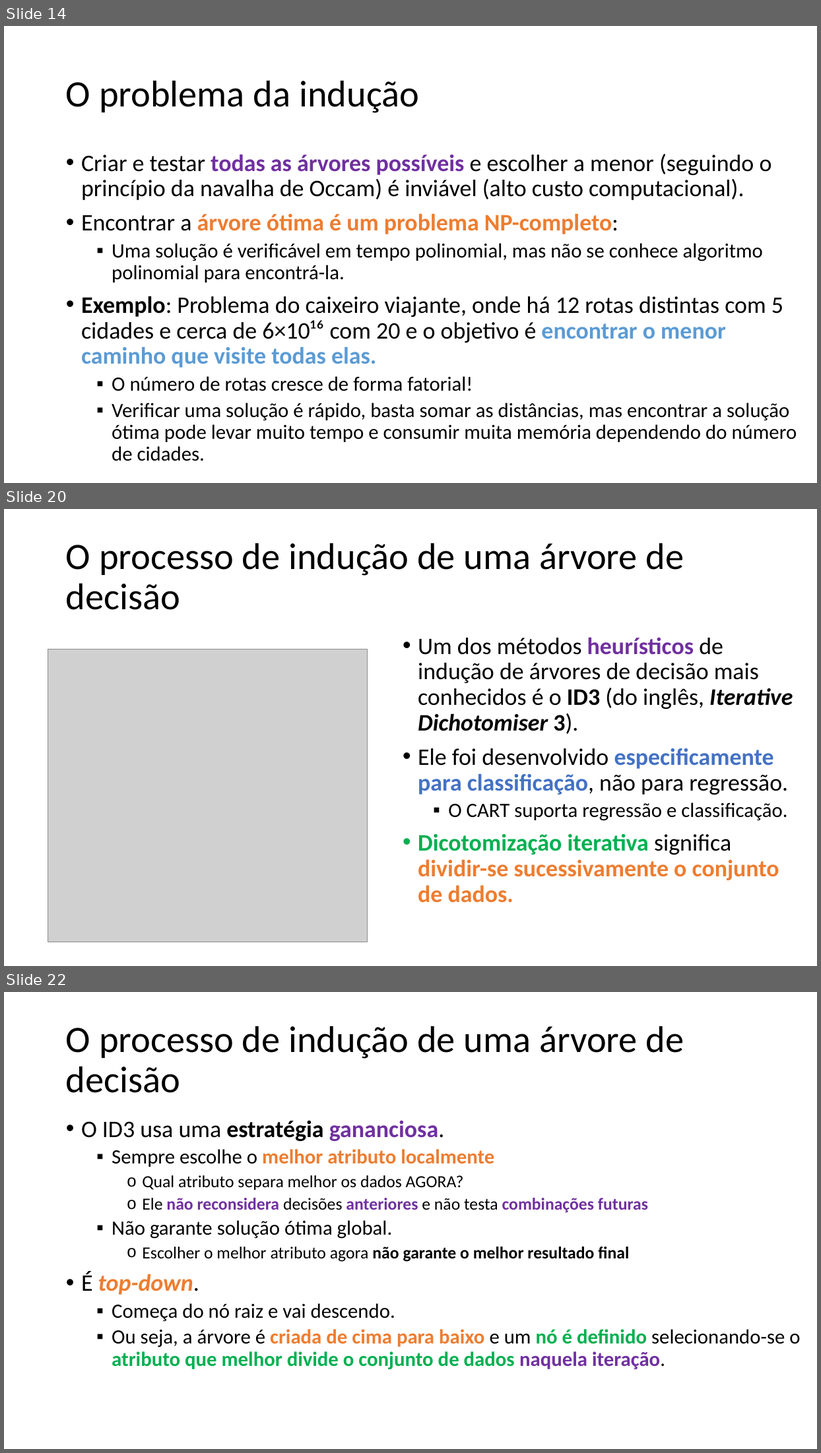
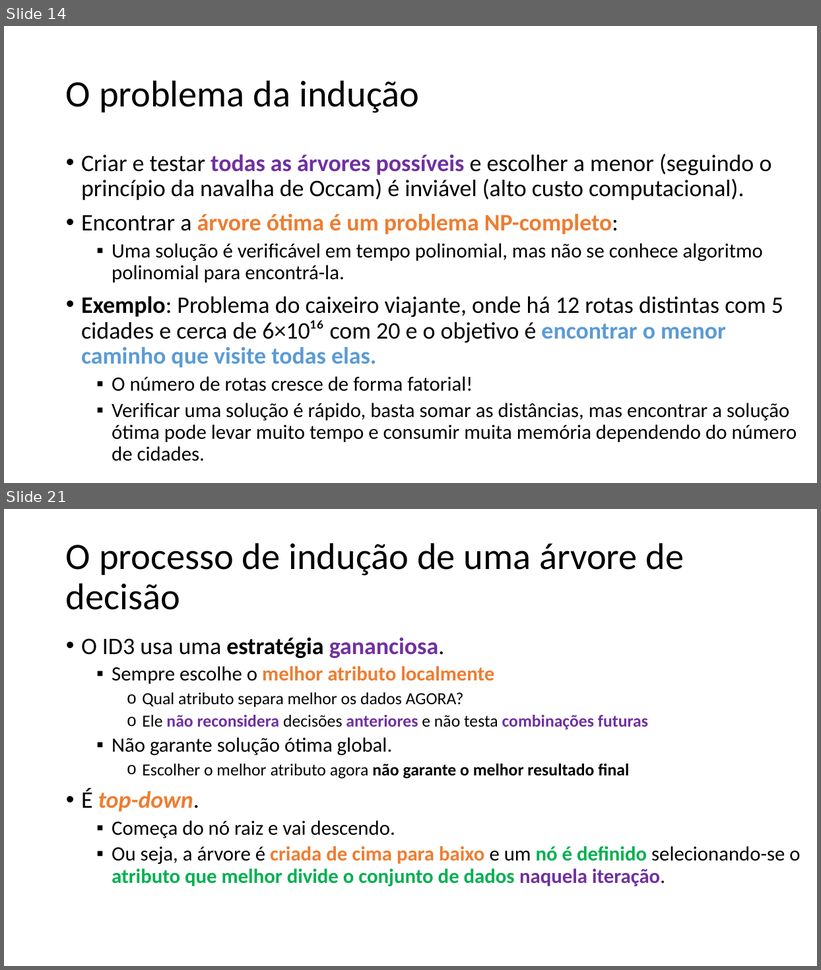
Before and after one commit to zz4fap/c24_inteligencia_artificial, a slide deck: slides/C24_Árvores_de_decisão.pptx. Shown one above the other, each under a label of ours: slides 14, 20 and 22 before the commit, slides 14 and 21 after it; the slides between them are not shown. The pictures are 821x1453 and 821x970 pixels, drawn with LibreOffice and Linux fonts; fonts in the diff are those of the drawing; grey boxes stand for pictures. Boxes give left, top, right and bottom in pixels: in the first picture for what was removed or moved away, otherwise in the second. Text is boxed around its words. In the diff, an @@ line names an element or a change of style, - is before the commit and + after.

```diff
--- a/slides/C24_Árvores_de_decisão.pptx
+++ b/slides/C24_Árvores_de_decisão.pptx
@@ slide 20 removed at (4, 509, 817, 966), background #FFFFFF @@
@@ title removed at (66, 543, 684, 610) @@
-O processo de indução de uma árvore de decisão
@@ text removed at (418, 637, 793, 903) @@
-• Um dos métodos heurísticos de indução de árvores de decisão mais conhecidos é o ID3 (do inglês, Iterative Dichotomiser 3).
-• Ele foi desenvolvido especificamente para classificação, não para regressão.
-  ▪ O CART suporta regressão e classificação.
-• Dicotomização iterativa significa dividir-se sucessivamente o conjunto de dados.
@@ picture removed at (48, 650, 368, 942) @@
@@ what was slide 22 is now slide 21 @@
```
Also in this commit, not shown: 4 slides changed, 1 slide added.
